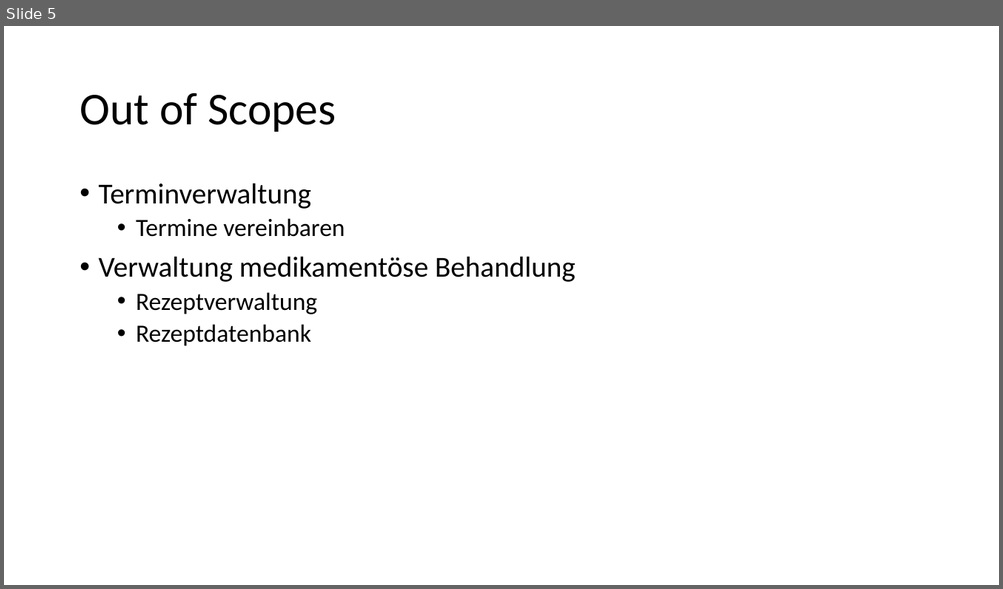
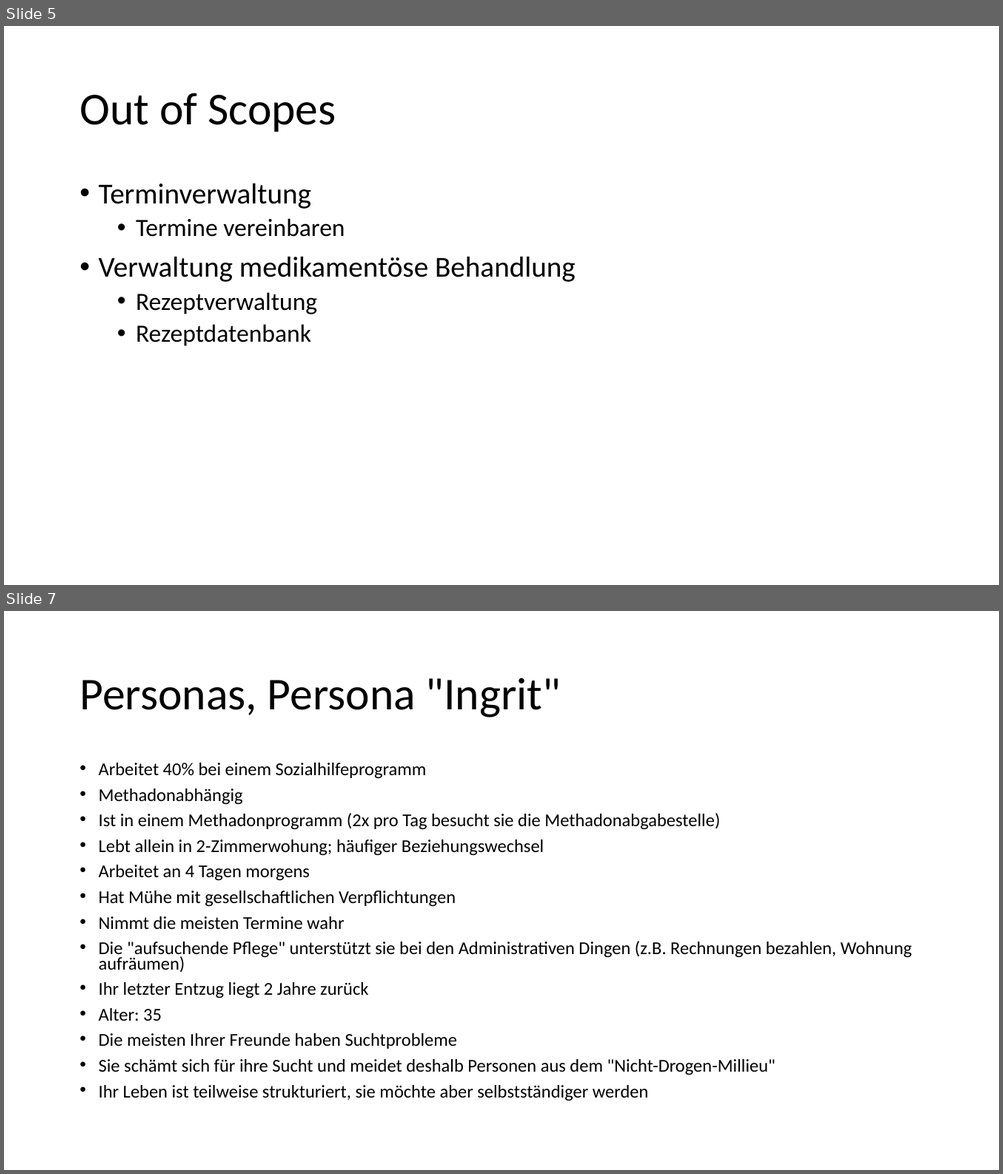
Before and after one commit to shylux/ch.bfh.bti7081.s2015.rot, a slide deck: doc/task03/Design Thinking.pptx. Shown one above the other, each under a label of ours: slide 5 before the commit, slides 5 and 7 after it; the slides between them are not shown. The pictures are 1003x589 and 1003x1174 pixels, drawn with LibreOffice and Linux fonts; fonts in the diff are those of the drawing. Boxes give left, top, right and bottom in pixels: in the first picture for what was removed or moved away, otherwise in the second. Text is boxed around its words. In the diff, an @@ line names an element or a change of style, - is before the commit and + after.

Commit message:
completet personas, included in presentation

```diff
--- a/doc/task03/Design Thinking.pptx
+++ b/doc/task03/Design Thinking.pptx
@@ slide 7 added at (x1=4, y1=611, x2=999, y2=1170), background #FFFFFF @@
@@ title added at (x1=79, y1=678, x2=560, y2=718), 44 pt, text #000000 @@
+Personas, Persona "Ingrit"
@@ text added at (x1=99, y1=763, x2=912, y2=1102), 17.5 pt, text #000000 @@
+• Arbeitet 40% bei einem Sozialhilfeprogramm
+• Methadonabhängig
+• Ist in einem Methadonprogramm (2x pro Tag besucht sie die Methadonabgabestelle)
+• Lebt allein in 2-Zimmerwohung; häufiger Beziehungswechsel
+• Arbeitet an 4 Tagen morgens
+• Hat Mühe mit gesellschaftlichen Verpflichtungen
+• Nimmt die meisten Termine wahr
+• Die "aufsuchende Pflege" unterstützt sie bei den Administrativen Dingen (z.B. Rechnungen bezahlen, Wohnung aufräumen)
+• Ihr letzter Entzug liegt 2 Jahre zurück
+• Alter: 35
+• Die meisten Ihrer Freunde haben Suchtprobleme
+• Sie schämt sich für ihre Sucht und meidet deshalb Personen aus dem "Nicht-Drogen-Millieu"
+• Ihr Leben ist teilweise strukturiert, sie möchte aber selbstständiger werden
```
Also in this commit, not shown: 1 slide changed, 3 other slides added, 1 other file.
